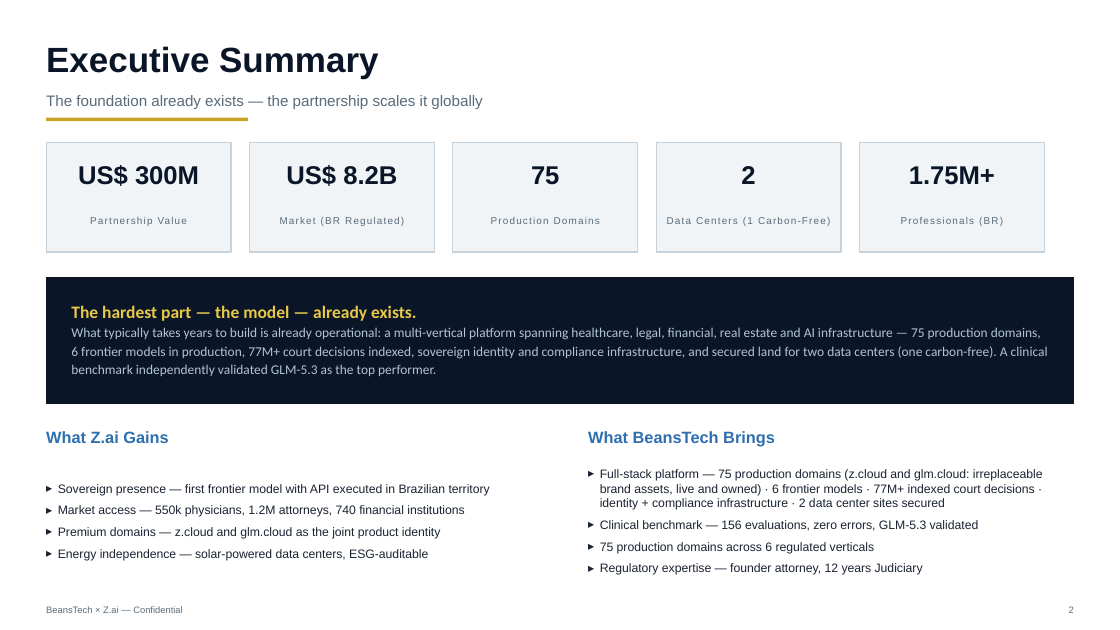
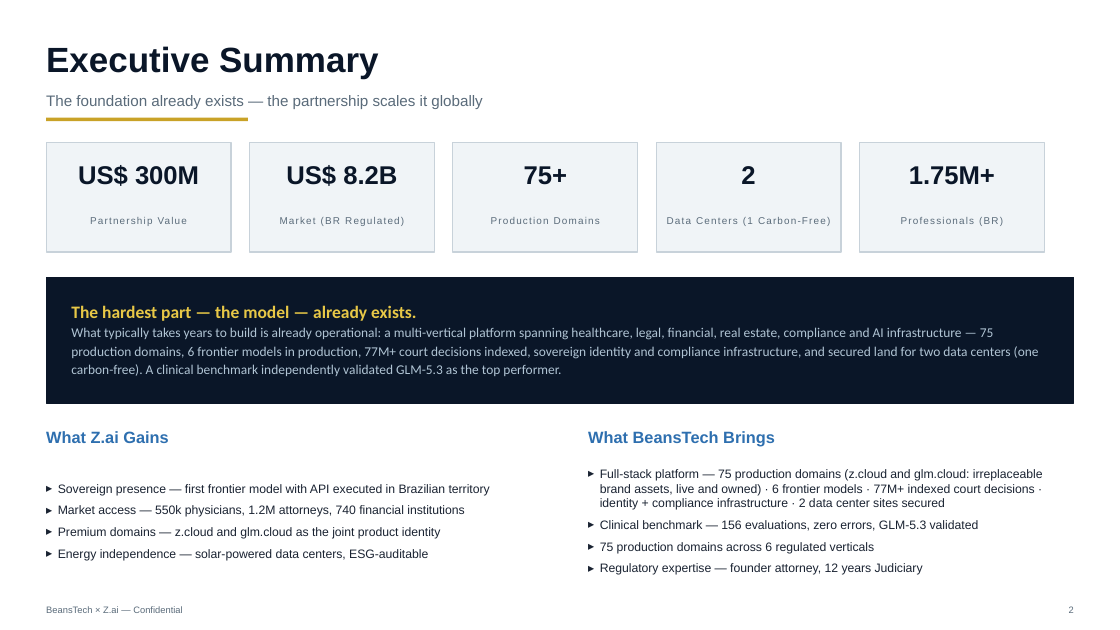
Before and after one commit to beanstechhub/healthtech-infra, a slide deck: slide 2 of apresentacoes/ZCloud-Zai-Parceria-EN.pptx. Drawn at 1120x630 pixels with LibreOffice and Linux fonts; fonts in the diff are those of the drawing. Boxes give left, top, right and bottom in pixels: in the first picture for what was removed or moved away, otherwise in the second. Text is boxed around its words. In the diff, an @@ line names an element or a change of style, - is before the commit and + after.

Commit message:
proptechbr.ai + pldbr.tech adicionados; z.cloud ownership sutil; 5 verticals

```diff
--- a/apresentacoes/ZCloud-Zai-Parceria-EN.pptx
+++ b/apresentacoes/ZCloud-Zai-Parceria-EN.pptx
@@ text at [524, 166, 567, 185]: text changed @@
-75
+75+
@@ text at [71, 327, 1039, 376]: text changed @@
-What typically takes years to build is already operational: a multi-vertical platform spanning healthcare, legal, financial, real estate and AI infrastructure — 75 production domains, 6 frontier models in production, 77M+ court decisions indexed, sovereign identity and compliance infrastructure, and secured land for two data centers (one carbon-free). A clinical benchmark independently validated GLM-5.3 as the top performer.
+What typically takes years to build is already operational: a multi-vertical platform spanning healthcare, legal, financial, real estate, compliance and AI infrastructure — 75 production domains, 6 frontier models in production, 77M+ court decisions indexed, sovereign identity and compliance infrastructure, and secured land for two data centers (one carbon-free). A clinical benchmark independently validated GLM-5.3 as the top performer.
```
Also in this commit, not shown: 3 other slides changed, 5 other files.
